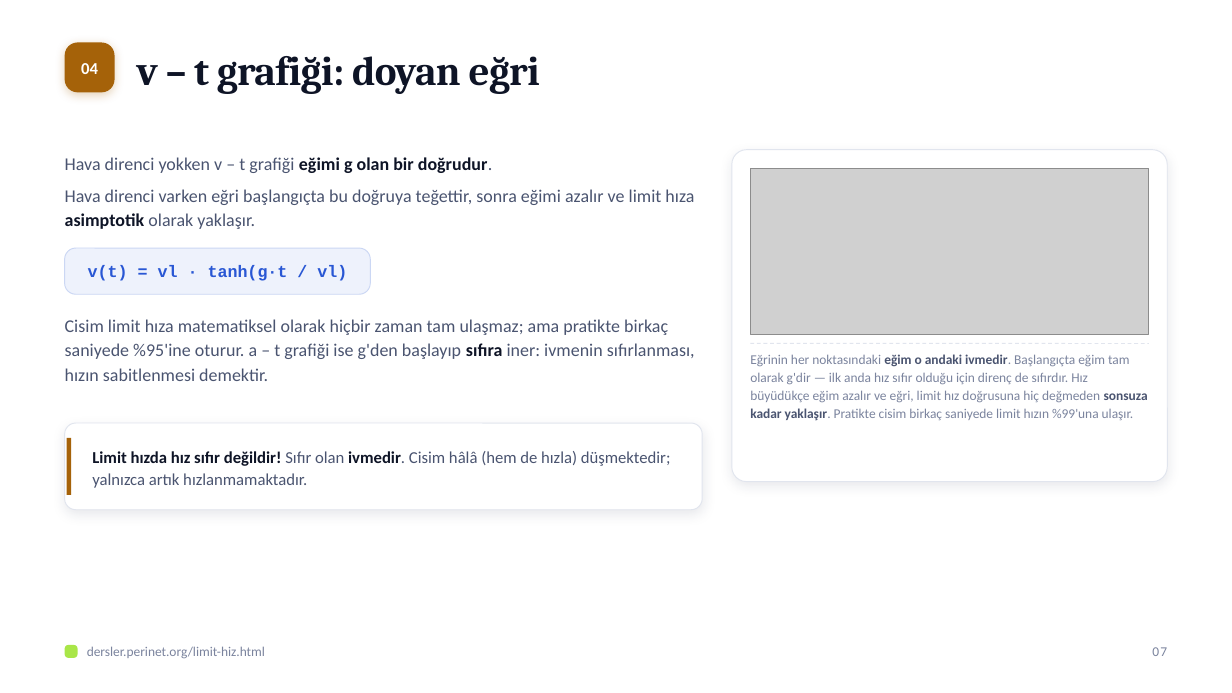
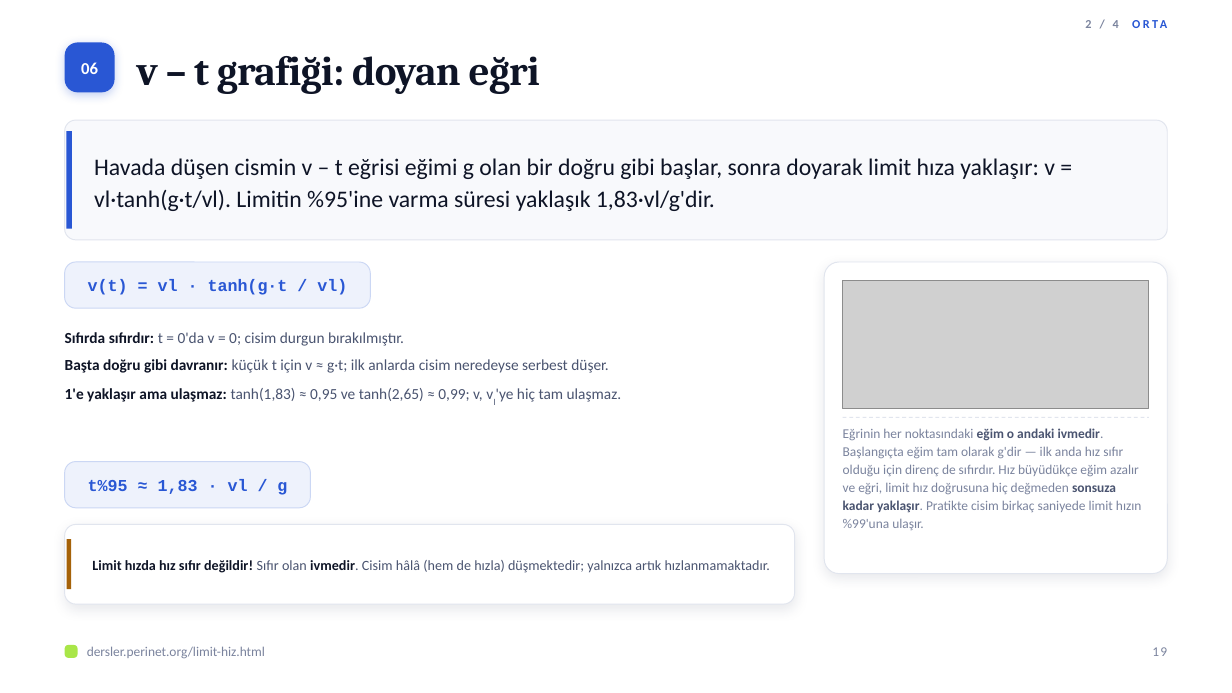
Before and after one commit to elestirmen/dersler, a slide deck: slide 19 of dist/sunum/limit-hiz.pptx (slide 7 before the commit). Drawn at 1232x693 pixels with LibreOffice and Linux fonts; fonts in the diff are those of the drawing; grey boxes stand for pictures. Boxes give left, top, right and bottom in pixels: in the first picture for what was removed or moved away, otherwise in the second. Text is boxed around its words. In the diff, an @@ line names an element or a change of style, - is before the commit and + after.

```diff
--- a/dist/sunum/limit-hiz.pptx
+++ b/dist/sunum/limit-hiz.pptx
@@ text added at [1085, 20, 1119, 28], 9.5 pt, text #2957D4, bold @@
+2 / 4 ORTA
@@ rounded rectangle at [65, 43, 115, 92]: fill #A56209 to #2957D4; shadow changed @@
@@ text at [81, 62, 98, 74]: text changed @@
-04
+06
@@ rounded rectangle added at [65, 120, 1167, 240], fill #F8F9FC, outline #E1E5EE 0.75 pt @@
@@ rectangle added at [67, 131, 72, 229], fill #2957D4 @@
@@ text removed at [65, 157, 694, 229] @@
-▪ Hava direnci yokken v – t grafiği eğimi g olan bir doğrudur.
-▪ Hava direnci varken eğri başlangıçta bu doğruya teğettir, sonra eğimi azalır ve limit hıza asimptotik olarak yaklaşır.
@@ text added at [94, 158, 1055, 211], 18.5 pt, text #0E1426 @@
+Havada düşen cismin v – t eğrisi eğimi g olan bir doğru gibi başlar, sonra doyarak limit hıza yaklaşır: v = vl·tanh(g·t/vl). Limitin %95'ine varma süresi yaklaşık 1,83·vl/g'dir.
@@ picture removed at [750, 168, 1149, 335] @@
@@ text "v(t) = vl · tanh(g·t ...": place and size @@
-text "v(t) = vl · tanh(g·t ..." at [88, 265, 347, 281]
+text "v(t) = vl · tanh(g·t ..." at [88, 279, 347, 295]
@@ rounded rectangle: place and size @@
-rounded rectangle at [65, 249, 371, 295]
+rounded rectangle at [65, 262, 371, 309]
@@ rounded rectangle: place and size @@
-rounded rectangle at [732, 150, 1167, 482]
+rounded rectangle at [824, 262, 1167, 574]
@@ rounded rectangle at [824, 262, 1167, 574]: proportions changed @@
@@ picture added at [843, 281, 1149, 409] @@
@@ text removed at [65, 319, 695, 381] @@
-Cisim limit hıza matematiksel olarak hiçbir zaman tam ulaşmaz; ama pratikte birkaç saniyede %95'ine oturur. a – t grafiği ise g'den başlayıp sıfıra iner: ivmenin sıfırlanması, hızın sabitlenmesi demektir.
@@ text added at [65, 332, 622, 402], 12 pt, text #4A5470 @@
+▪ Sıfırda sıfırdır: t = 0'da v = 0; cisim durgun bırakılmıştır.
+▪ Başta doğru gibi davranır: küçük t için v ≈ g·t; ilk anlarda cisim neredeyse serbest düşer.
+▪ 1'e yaklaşır ama ulaşmaz: tanh(1,83) ≈ 0,95 ve tanh(2,65) ≈ 0,99; v, vl'ye hiç tam ulaşmaz.
@@ line moved from (750, 344) - (1149, 344) to (843, 418) - (1149, 418) @@
@@ text "Eğrinin her noktasındaki eğim o ..." rewrapped from [750, 354, 1148, 420] to [843, 428, 1142, 530] @@
@@ rounded rectangle added at [65, 462, 311, 508], fill #EEF2FC, outline #CBD7F4 0.75 pt @@
@@ text added at [88, 479, 287, 495], 13 pt, text #2957D4, bold @@
+t%95 ≈ 1,83 · vl / g
@@ rounded rectangle at [65, 525, 795, 604]: proportions changed @@
@@ rounded rectangle: place and size @@
-rounded rectangle at [65, 423, 702, 510]
+rounded rectangle at [65, 525, 795, 604]
@@ text "Limit hızda hız sıfır değildir! ...": place and size @@
-text "Limit hızda hız sıfır değildir! ..." at [92, 451, 671, 488]
+text "Limit hızda hız sıfır değildir! ..." at [92, 560, 770, 573]
@@ text "Limit hızda hız sıfır değildir! ..." at [92, 560, 770, 573]: size 13 to 11 pt @@
@@ rectangle: place and size @@
-rectangle at [67, 438, 71, 495]
+rectangle at [67, 540, 71, 590]
@@ text at [1152, 647, 1167, 656]: text changed @@
-07
+19
```
Also in this commit, not shown: 13 other slides changed, 27 slides added, 1 slide removed, 21 other files.
